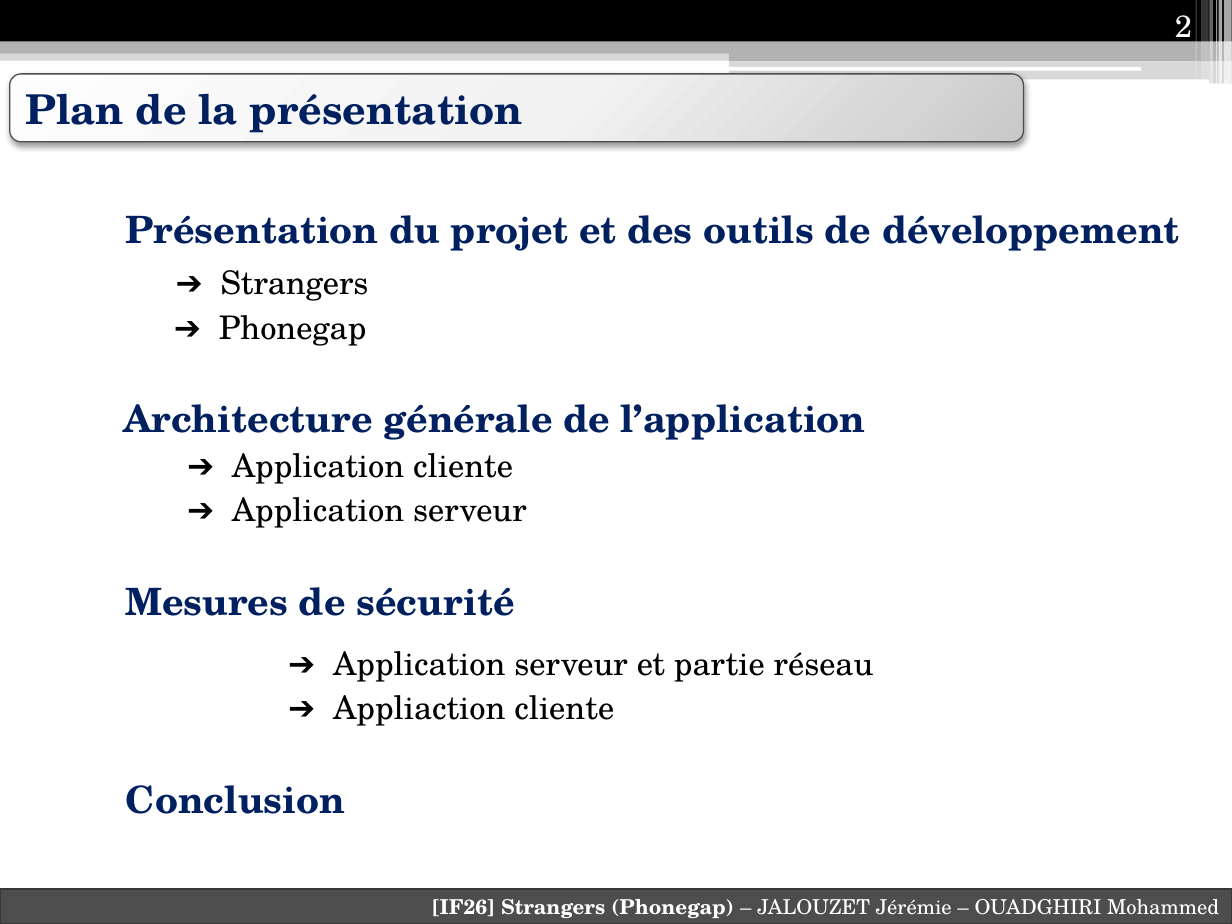
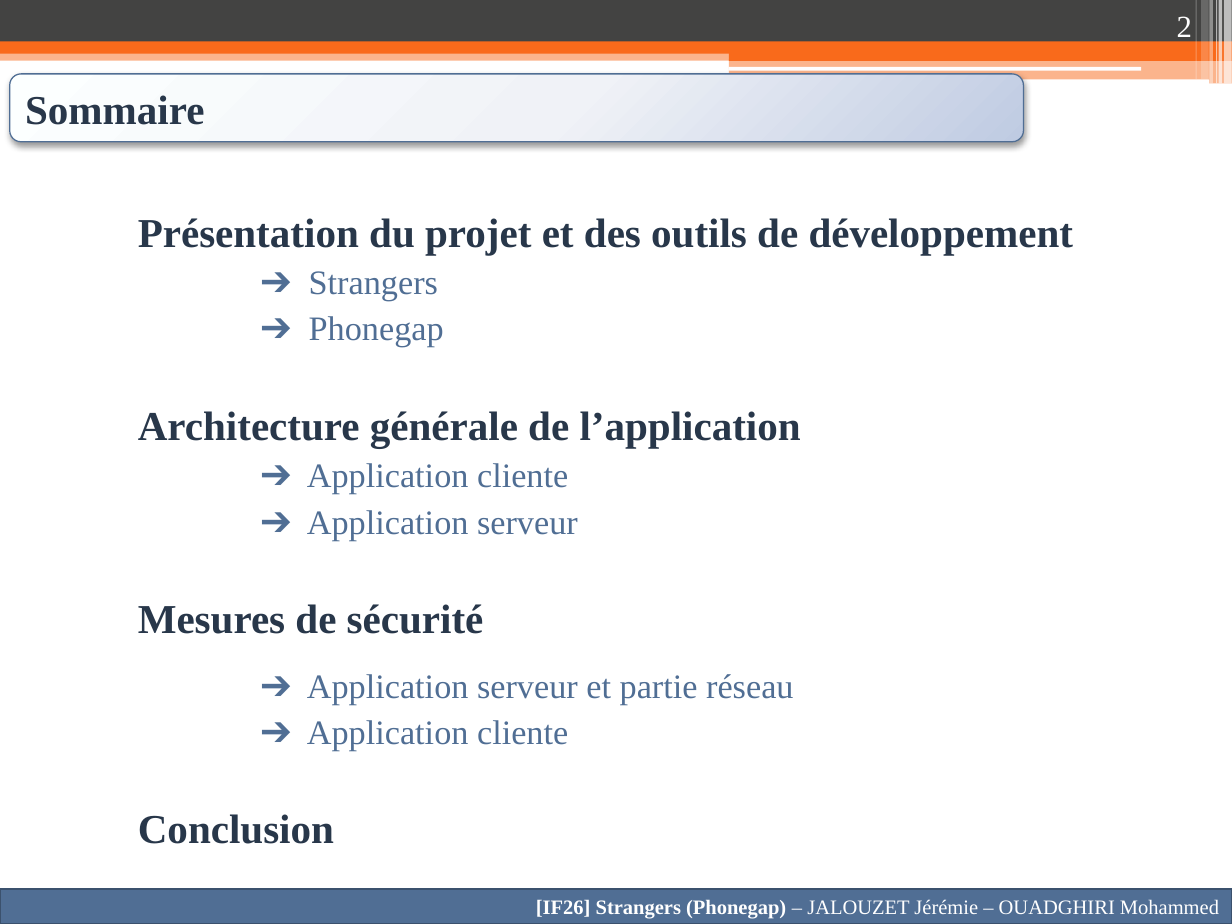
Before and after one commit to Anicky/Strangers-Phonegap, a slide deck: slide 2 of Presentation/Presentation IF26.pptx. Drawn at 1232x924 pixels with LibreOffice and Linux fonts; fonts in the diff are those of the drawing. Boxes give left, top, right and bottom in pixels: in the first picture for what was removed or moved away, otherwise in the second. Text is boxed around its words. In the diff, an @@ line names an element or a change of style, - is before the commit and + after.

```diff
--- a/Presentation/Presentation IF26.pptx
+++ b/Presentation/Presentation IF26.pptx
@@ rectangle at bbox=[0, 0, 1232, 42]: fill #000000 to #434342 @@
@@ page number at bbox=[1177, 16, 1192, 43]: font TeX Gyre Schola to Times New Roman @@
@@ rectangle at bbox=[0, 49, 1232, 60]: fill #B2B2B2 at 50% opacity to #F96A1B at 50% opacity @@
@@ rectangle at bbox=[0, 42, 1232, 54]: fill #B2B2B2 to #F96A1B @@
@@ rectangle at bbox=[729, 59, 1232, 84]: fill #B2B2B2 at 50% opacity to #F96A1B at 50% opacity @@
@@ rectangle at bbox=[729, 48, 1232, 60]: fill #B2B2B2 to #F96A1B @@
@@ rounded rectangle "Sommaire" at bbox=[10, 74, 1024, 142]: fill gradient #FEFEFE to #F2F2F2 to #C9C9C9 to gradient #FEFEFE to #F0F3F8 to #BFCBE2; outline #4D4D4D 0.75 pt to #506E94 0.75 pt @@
@@ text in rounded rectangle at bbox=[25, 95, 204, 125]: text changed; font TeX Gyre Schola to Times New Roman; text colour #002060 to #28374A @@
-Plan de la présentation
+Sommaire
@@ text at bbox=[138, 218, 1073, 844]: size 22 to 24 pt, text colour #002060 to #28374A in "Présentation du projet et des outils de ...", "Architecture générale de l’application", "Mesures de sécurité", "Conclusion"; font TeX Gyre Schola to Times New Roman; size 19 to 20 pt, text colour #000000 to #506E94 in "➔ Strangers", "➔ Phonegap", "➔ Application cliente", "➔ Application serveur" and 1 more places @@
@@ text at bbox=[307, 720, 568, 751]: text changed; size 19 to 20 pt; font TeX Gyre Schola to Times New Roman; text colour #000000 to #506E94 @@
-➔ Appliaction cliente
+➔ Application cliente
@@ rectangle "[IF26] Strangers (Phonegap) – JALOUZET ..." at bbox=[0, 888, 1232, 924]: font TeX Gyre Schola to Times New Roman; fill #4D4D4D to #506E94; outline #393939 1.5 pt to #3B516D 1.5 pt @@
```
Also in this commit, not shown: 19 other slides changed, 1 slide added, 1 slide removed, 3 other files.
